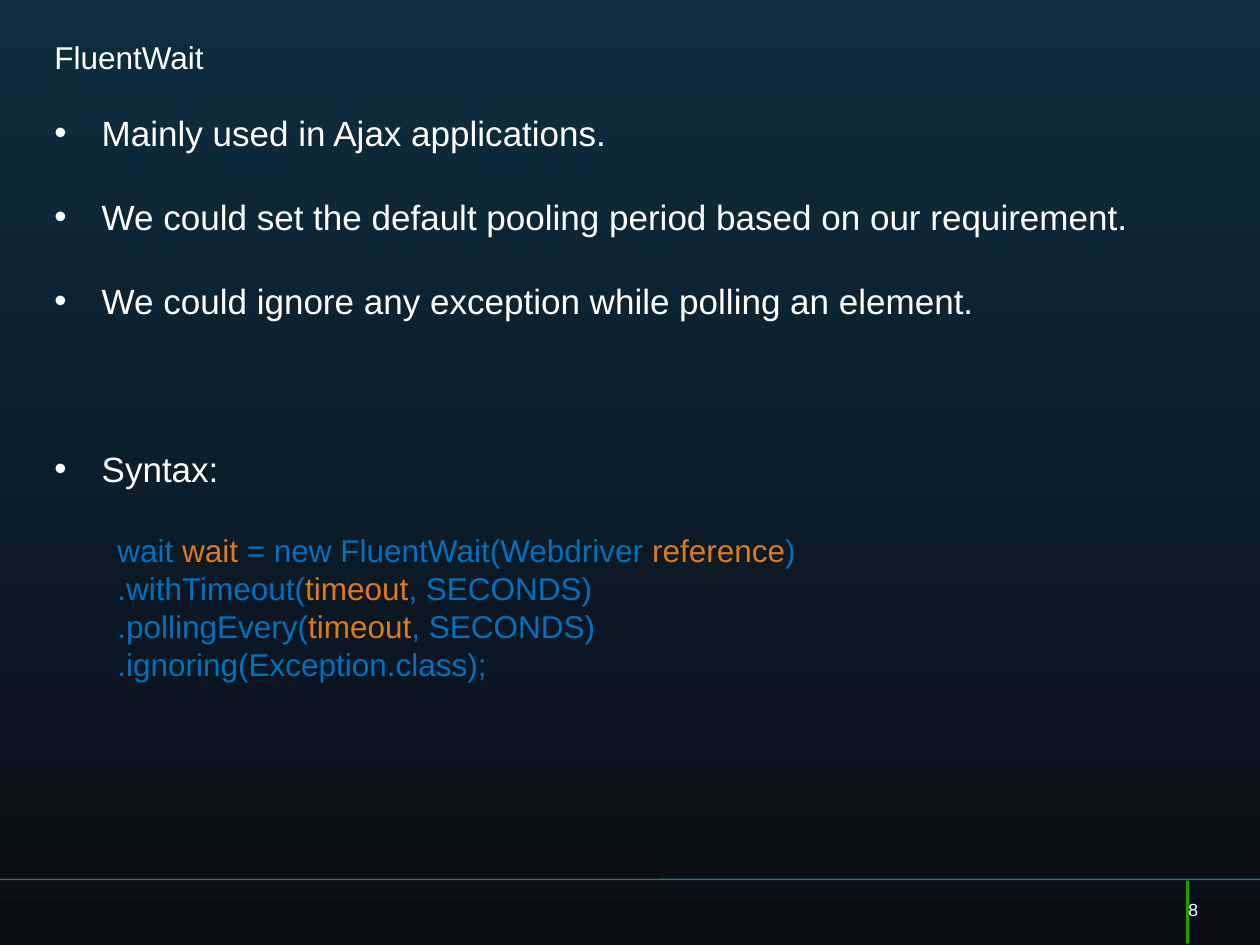
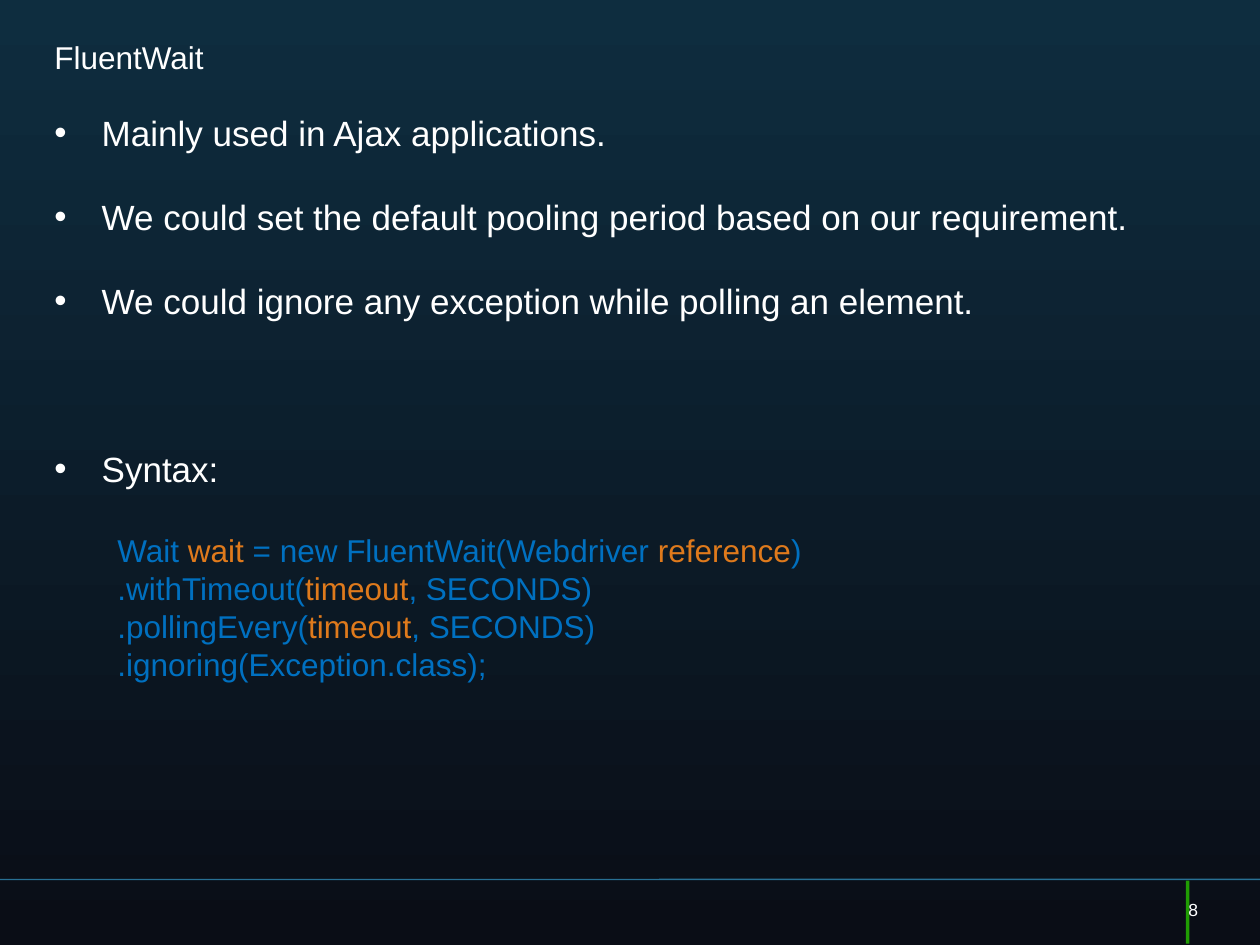
Before and after one commit to AcademyGaffney/QEAAutomation, a slide deck: slide 8 of Selenium_WebDriver_Advanced_Usage_V2.pptx. Drawn at 1260x945 pixels with LibreOffice and Linux fonts; fonts in the diff are those of the drawing. Boxes give left, top, right and bottom in pixels: in the first picture for what was removed or moved away, otherwise in the second. Text is boxed around its words. In the diff, an @@ line names an element or a change of style, - is before the commit and + after.

```diff
--- a/Selenium_WebDriver_Advanced_Usage_V2.pptx
+++ b/Selenium_WebDriver_Advanced_Usage_V2.pptx
@@ text at box(117, 539, 802, 568): text changed @@
-  wait wait = new FluentWait(Webdriver reference)
+  Wait wait = new FluentWait(Webdriver reference)
```
Also in this commit, not shown: 4 other slides changed, 16 other files.
